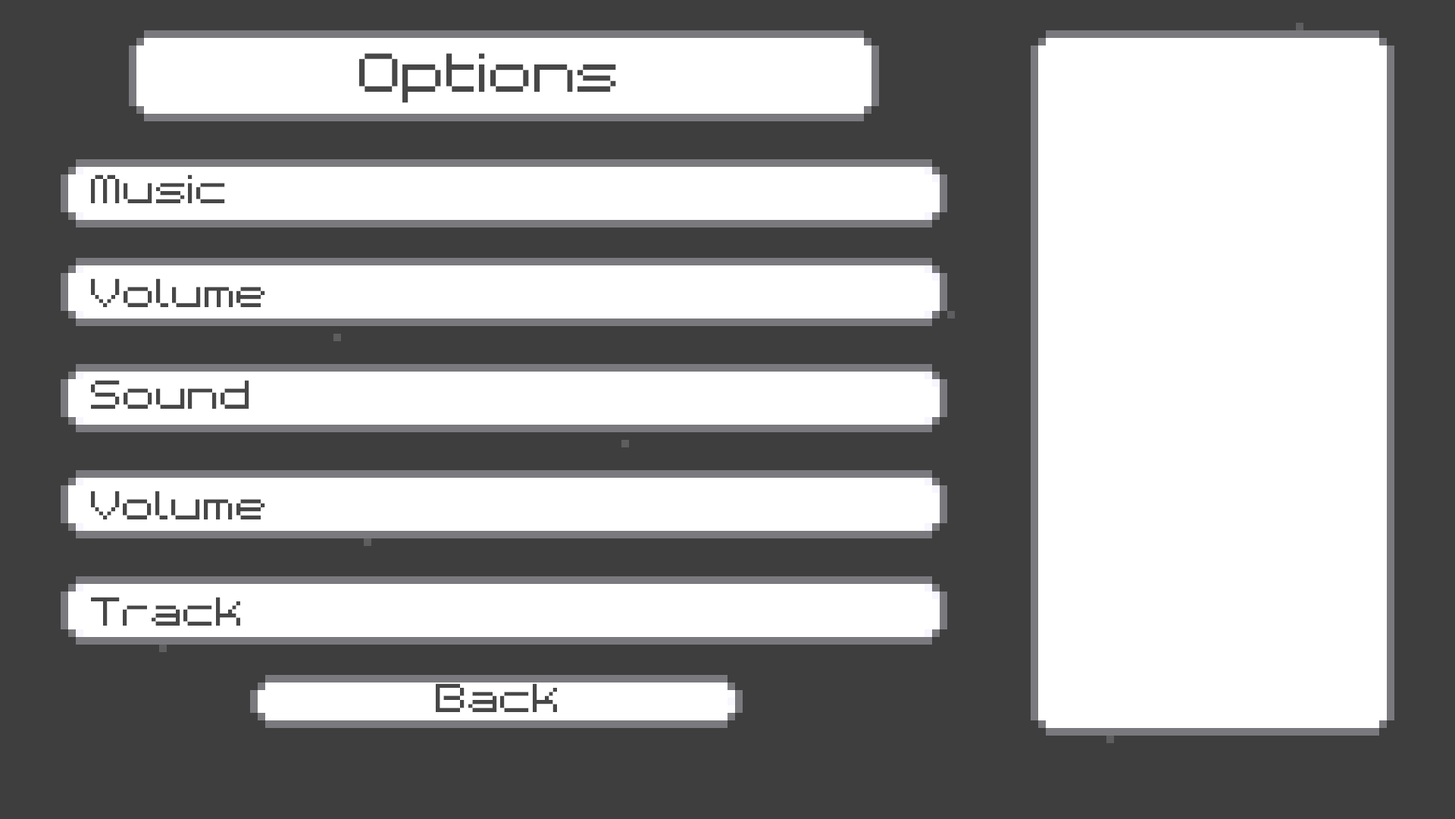
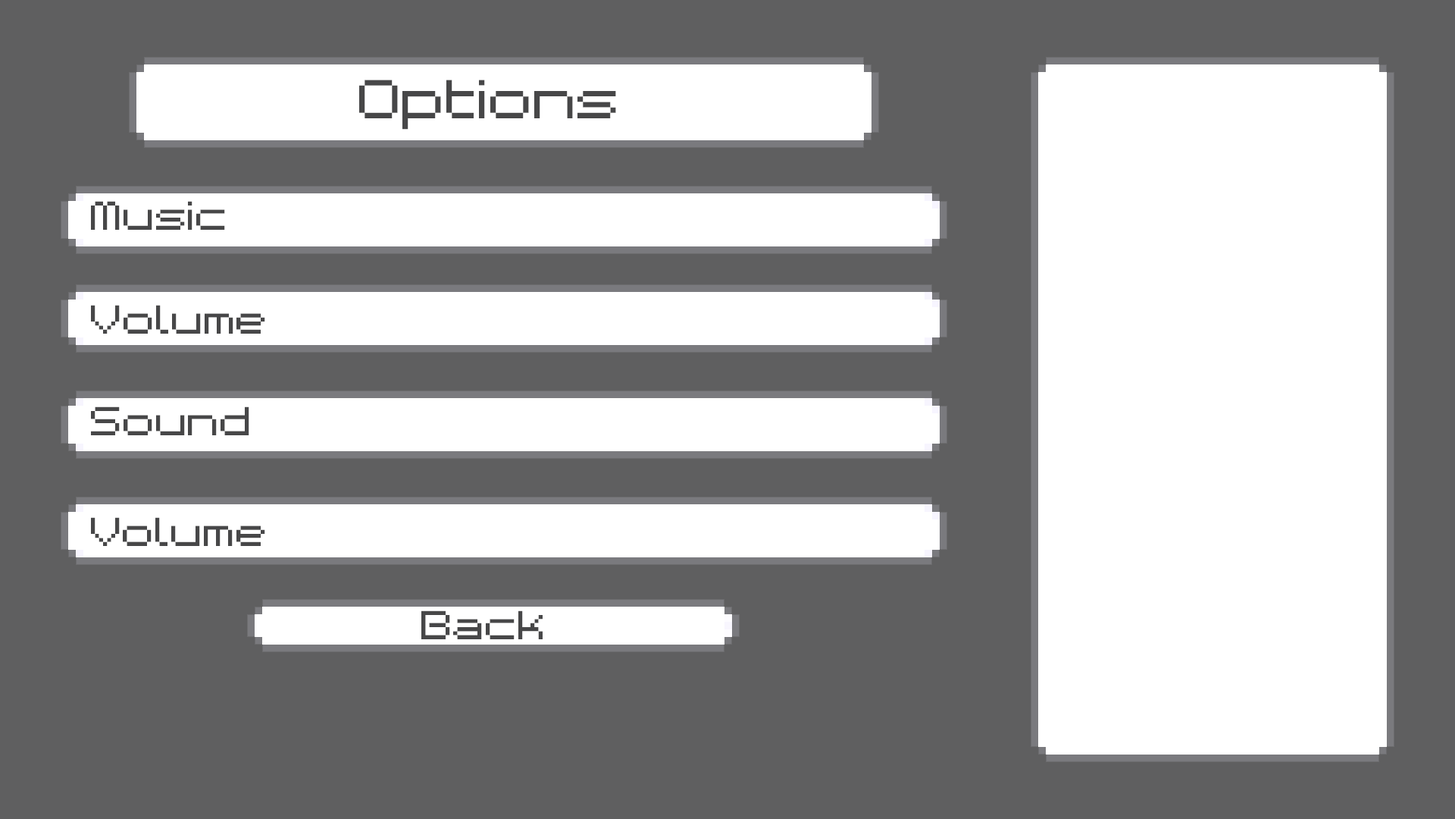
Revision of a layered w=1455, h=819 image; what changed, layer by layer:
painted on "Back" over left=60, top=56, right=1395, bottom=762
removed layer "Track" over left=90, top=596, right=241, bottom=626
removed layer "Volume" (1st of 2) over left=90, top=490, right=266, bottom=520
removed layer "Sound" over left=90, top=379, right=250, bottom=409
removed layer "Volume" (2nd of 2) over left=90, top=278, right=266, bottom=307
removed layer "Music" over left=90, top=174, right=226, bottom=204
removed layer "Options" over left=359, top=53, right=617, bottom=104
removed layer "Shape 16" over left=60, top=30, right=1395, bottom=736
hid "Layer 2" over left=0, top=0, right=1455, bottom=819
